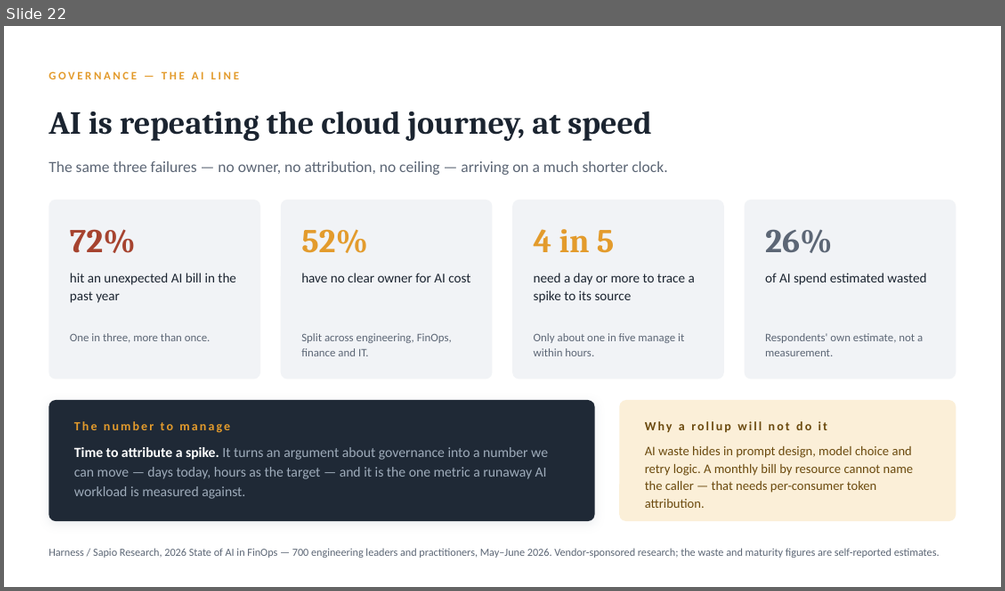
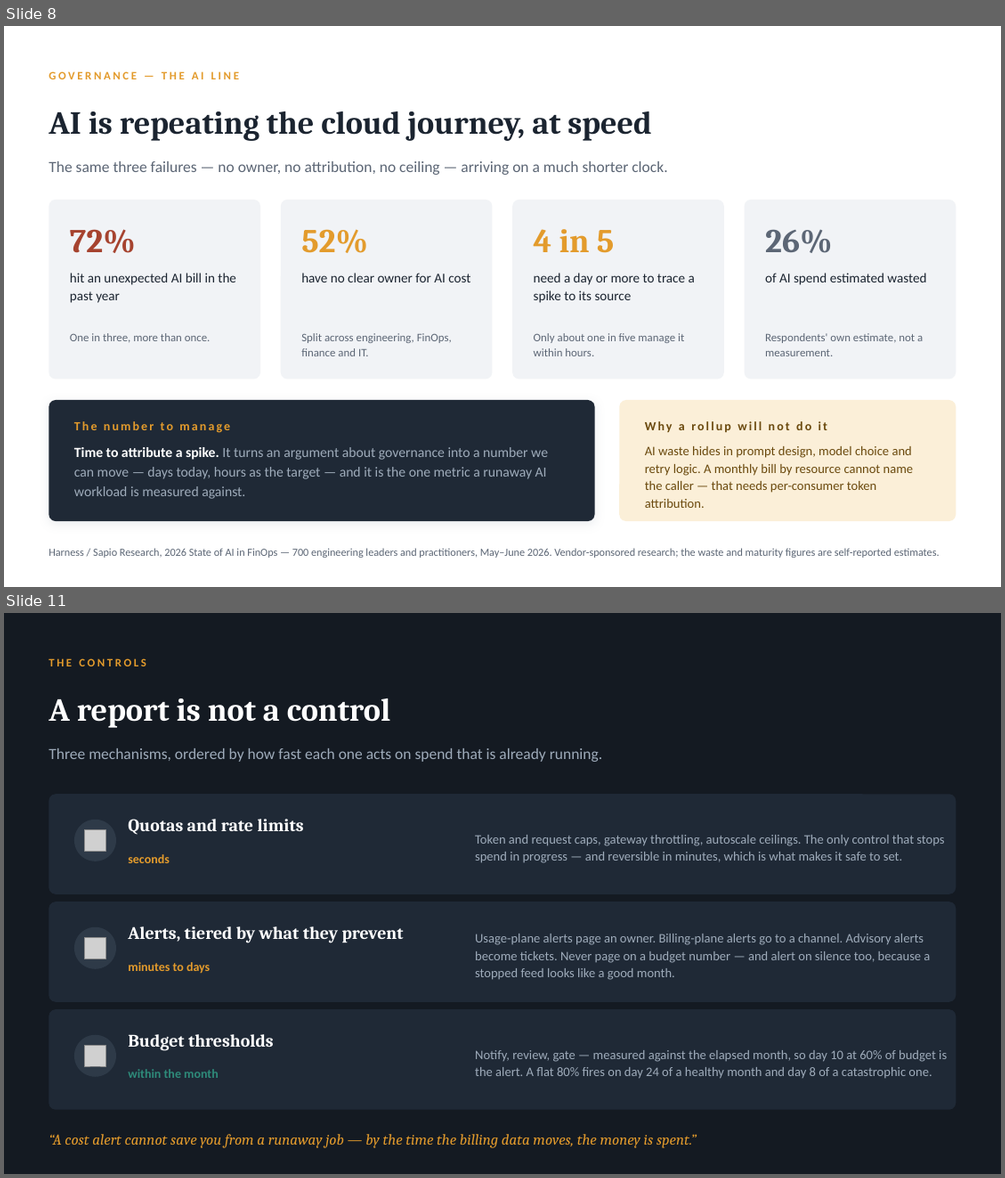
Before and after one commit to arielga5-code/Finops, a slide deck: presentations/finops-gaining-visibility-cfo.pptx. Shown one above the other, each under a label of ours: slide 22 before the commit, slides 8 and 11 after it; the slides between them are not shown. The pictures are 1005x591 and 1005x1178 pixels, drawn with LibreOffice and Linux fonts; fonts in the diff are those of the drawing; grey boxes stand for pictures. Boxes give left, top, right and bottom in pixels: in the first picture for what was removed or moved away, otherwise in the second. Text is boxed around its words. In the diff, an @@ line names an element or a change of style, - is before the commit and + after.

```diff
--- a/presentations/finops-gaining-visibility-cfo.pptx
+++ b/presentations/finops-gaining-visibility-cfo.pptx
@@ slide 11 added at (x1=4, y1=613, x2=1001, y2=1174), background #141A22 @@
@@ text added at (x1=48, y1=658, x2=146, y2=666), 11 pt, text #E39B2C, bold @@
+THE CONTROLS
@@ text added at (x1=48, y1=698, x2=390, y2=728), 31 pt, text #FFFFFF, bold @@
+A report is not a control
@@ text added at (x1=48, y1=748, x2=602, y2=762), 15 pt, text #9EABBA @@
+Three mechanisms, ordered by how fast each one acts on spend that is already running.
@@ rounded rectangle added at (x1=48, y1=794, x2=956, y2=894), fill #1F2936 @@
@@ ellipse added at (x1=74, y1=819, x2=116, y2=861), fill #2E3A48 @@
@@ text added at (x1=128, y1=819, x2=304, y2=835), 17 pt, text #FFFFFF, bold @@
+Quotas and rate limits
@@ picture added at (x1=85, y1=830, x2=105, y2=851) @@
@@ text added at (x1=475, y1=835, x2=944, y2=863), 12.5 pt, text #9EABBA @@
+Token and request caps, gateway throttling, autoscale ceilings. The only control that stops spend in progress — and reversible in minutes, which is what makes it safe to set.
@@ text added at (x1=128, y1=854, x2=169, y2=863), 12 pt, text #E39B2C, bold @@
+seconds
@@ rounded rectangle added at (x1=48, y1=901, x2=956, y2=1002), fill #1F2936 @@
@@ ellipse added at (x1=74, y1=927, x2=116, y2=969), fill #2E3A48 @@
@@ text added at (x1=128, y1=926, x2=404, y2=943), 17 pt, text #FFFFFF, bold @@
+Alerts, tiered by what they prevent
@@ picture added at (x1=85, y1=938, x2=105, y2=958) @@
@@ text added at (x1=475, y1=933, x2=930, y2=980), 12.5 pt, text #9EABBA @@
+Usage-plane alerts page an owner. Billing-plane alerts go to a channel. Advisory alerts become tickets. Never page on a budget number — and alert on silence too, because a stopped feed looks like a good month.
@@ text added at (x1=128, y1=962, x2=210, y2=973), 12 pt, text #E39B2C, bold @@
+minutes to days
@@ rounded rectangle added at (x1=48, y1=1009, x2=956, y2=1110), fill #1F2936 @@
@@ ellipse added at (x1=74, y1=1035, x2=116, y2=1077), fill #2E3A48 @@
@@ text added at (x1=128, y1=1034, x2=274, y2=1051), 17 pt, text #FFFFFF, bold @@
+Budget thresholds
@@ picture added at (x1=85, y1=1046, x2=105, y2=1066) @@
@@ text added at (x1=475, y1=1050, x2=947, y2=1078), 12.5 pt, text #9EABBA @@
+Notify, review, gate — measured against the elapsed month, so day 10 at 60% of budget is the alert. A flat 80% fires on day 24 of a healthy month and day 8 of a catastrophic one.
@@ text added at (x1=128, y1=1069, x2=218, y2=1078), 12 pt, text #2E8B7A, bold @@
+within the month
@@ text added at (x1=48, y1=1134, x2=696, y2=1148), 14.5 pt, text #E39B2C, italic @@
+“A cost alert cannot save you from a runaway job — by the time the billing data moves, the money is spent.”
@@ what was slide 22 is now slide 8 @@
```
Also in this commit, not shown: 1 slide changed, 5 other slides added, 18 slides removed, 9 other files.
